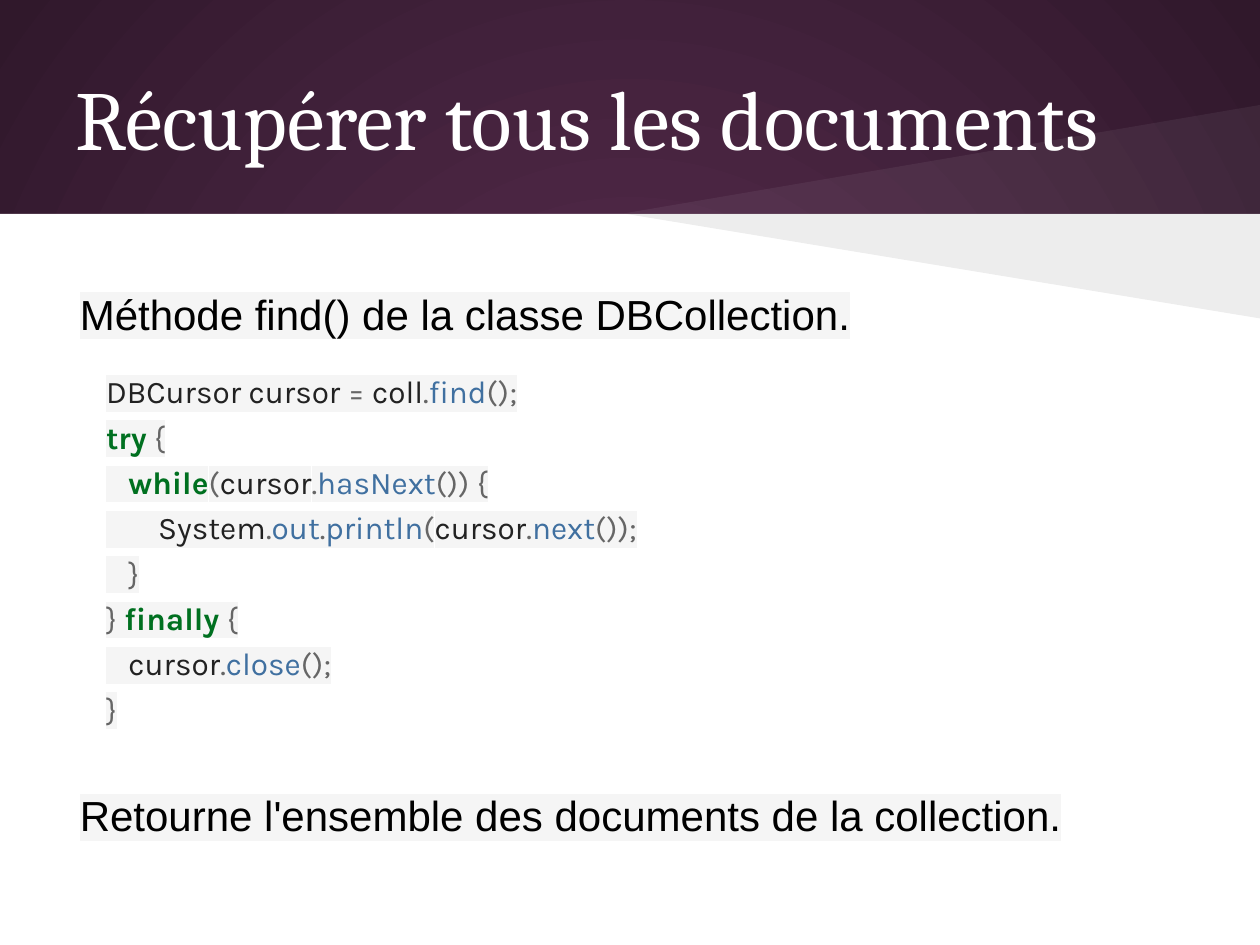
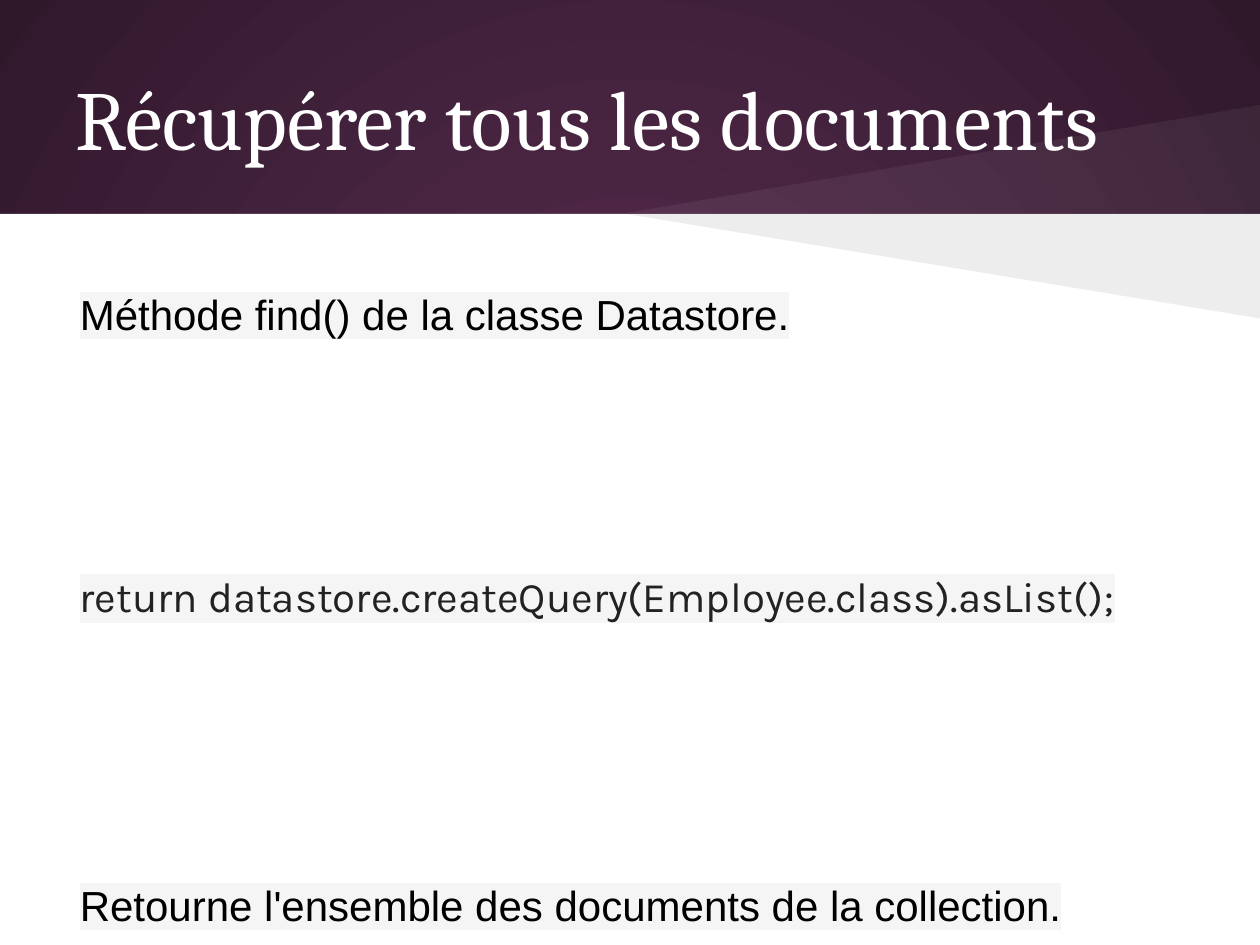
Before and after one commit to olivier-pitton/dant, a slide deck: slide 21 of mongodb/Cours_NoSQL.pptx. Drawn at 1260x945 pixels with LibreOffice and Linux fonts; fonts in the diff are those of the drawing. Boxes give left, top, right and bottom in pixels: in the first picture for what was removed or moved away, otherwise in the second. Text is boxed around its words. In the diff, an @@ line names an element or a change of style, - is before the commit and + after.

```diff
--- a/mongodb/Cours_NoSQL.pptx
+++ b/mongodb/Cours_NoSQL.pptx
@@ text at bbox=[80, 299, 1114, 623]: text changed; size 18 to 24 pt @@
-Méthode find() de la classe DBCollection.
-DBCursor cursor = coll.find();
-try {
-while(cursor.hasNext()) {
-System.out.println(cursor.next());
-}
-} finally {
-cursor.close();
-}
+Méthode find() de la classe Datastore.
+return datastore.createQuery(Employee.class).asList();
```
Also in this commit, not shown: 10 other slides changed, 5 slides added, 12 slides removed, 5 other files.
